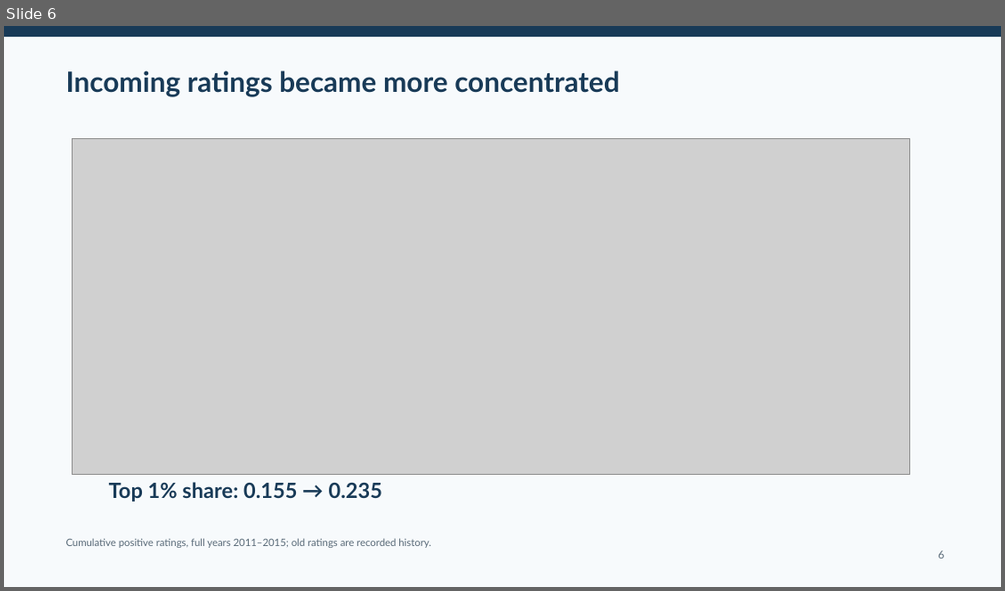
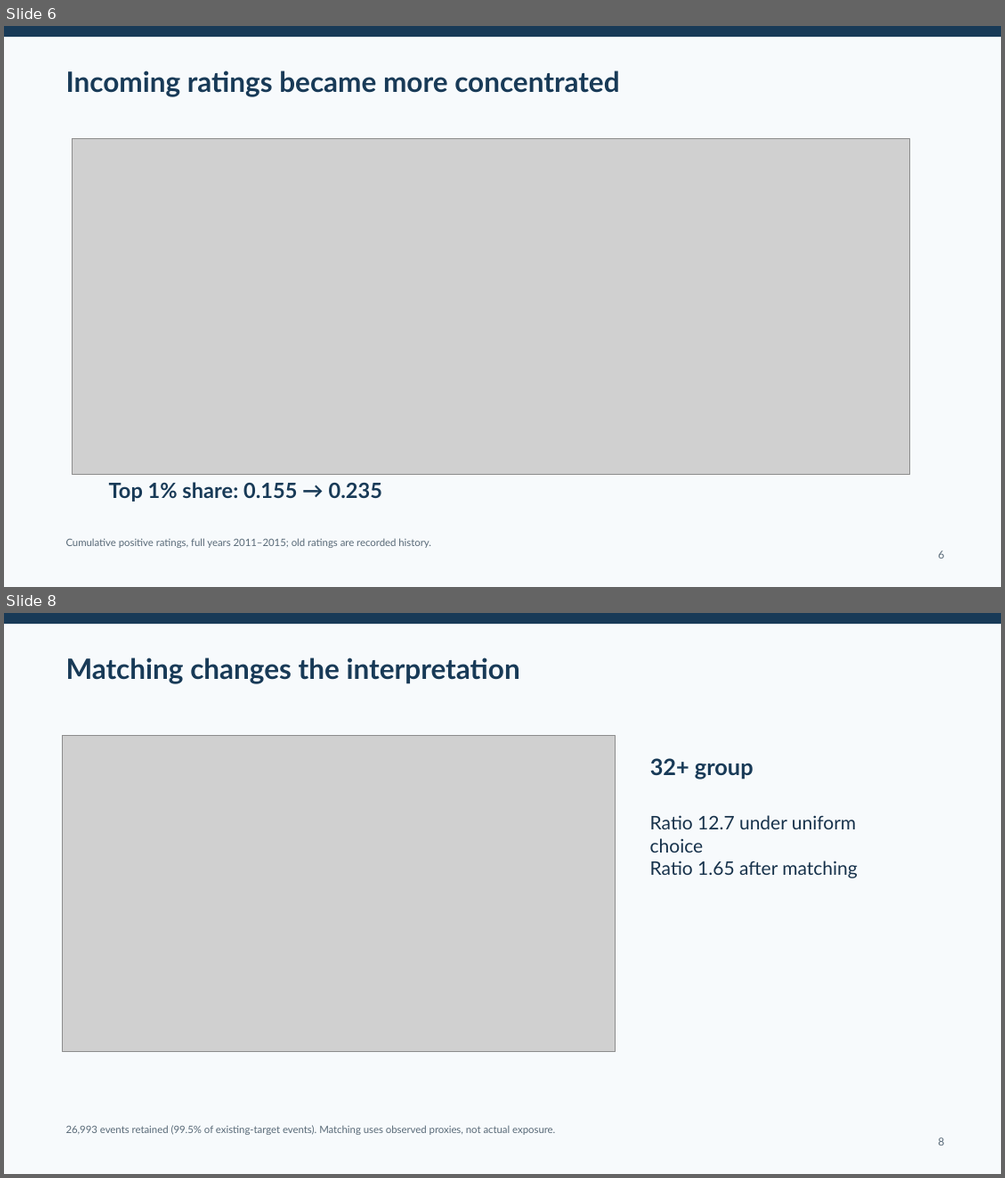
Before and after one commit to O-2wice/bitcoin-otc-trust-network-science, a slide deck: presentation/bitcoin_otc_network_science.pptx. Shown one above the other, each under a label of ours: slide 6 before the commit, slides 6 and 8 after it; the slides between them are not shown. The pictures are 1005x591 and 1005x1178 pixels, drawn with LibreOffice and Linux fonts; fonts in the diff are those of the drawing; grey boxes stand for pictures. Boxes give left, top, right and bottom in pixels: in the first picture for what was removed or moved away, otherwise in the second. Text is boxed around its words. In the diff, an @@ line names an element or a change of style, - is before the commit and + after.

Commit message:
Add matched target choice and structural null checks

```diff
--- a/presentation/bitcoin_otc_network_science.pptx
+++ b/presentation/bitcoin_otc_network_science.pptx
@@ slide 8 added at <box>4,613,1001,1174</box>, background #F7FAFC @@
@@ rectangle added at <box>4,613,1001,625</box>, fill #183A57 @@
@@ text added at <box>66,657,520,684</box>, 27 pt, text #183A57, bold @@
+Matching changes the interpretation
@@ picture added at <box>63,736,615,1052</box> @@
@@ text added at <box>650,758,753,779</box>, 21.8 pt, text #183A57, bold @@
+32+ group
@@ text added at <box>650,815,857,878</box>, 18 pt, text #17324B @@
+Ratio 12.7 under uniform choice
+Ratio 1.65 after matching
@@ text added at <box>66,1125,555,1135</box>, 9.8 pt, text #596A78 @@
+26,993 events retained (99.5% of existing-target events). Matching uses observed proxies, not actual exposure.
@@ text added at <box>938,1137,944,1145</box>, 10.5 pt, text #596A78 @@
+8
```
Also in this commit, not shown: 5 slides changed, 1 other slide added, 16 other files.
